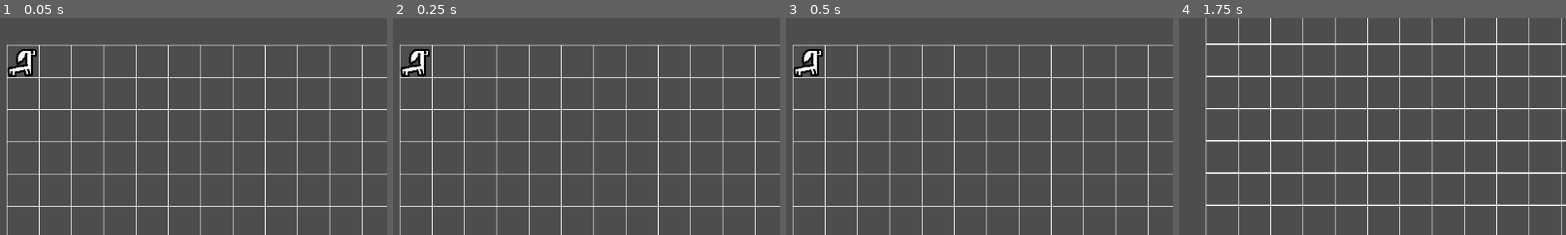
Above: before the commit, frames 1-4 (left to right).
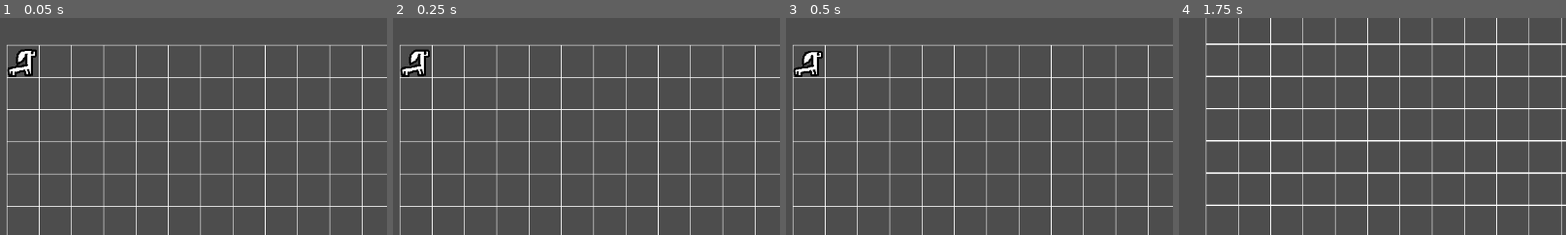
Above: after the commit, the same moments.

Repository: Blueflowerss/vpet-tempname
Game: Godot game, scene res://root.tscn
Two runs of this game, one before a commit and one after it. Both use one fixed random seed, a clock stepped at 60 frames per second and the inputs below.
Inputs (mouse positions are % of the whole screen's width and height, from its top left):
- Up to frame 1 (0.05 s): no input
- Up to frame 2 (0.25 s): no input
- Up to frame 3 (0.5 s): no input
- Up to frame 4 (1.75 s): move the mouse to (72, 45) at 0.52 s; hold S (pan_camera_down) 0.53-1.28 s; click (72, 45) at 0.67 s; move the mouse to (30, 55) at 1.27 s; tap A (pan_camera_left) at 1.35 s; click (30, 55) at 1.42 s
The pictures show only the part of the screen within x 6-56%, y 0-50%; the shares and areas given below are measured in that part.

The runs differ from the first frame. In frame 1, less than 0.1% of the frame differs, in the area x 2-10%, y 14-26%; in frame 2, 0.1%; in frame 3, 0.3%; in frame 4, nothing differs.

Commit message:
Added simple idle animation with AnimationPlayer will need future refining though

Diff:
--- a/critter.tscn
+++ b/critter.tscn
@@ -19,14 +19,60 @@
 "speed": 5.0
 }]
 
+[sub_resource type="Animation" id="Animation_c2etd"]
+resource_name = "back_idle"
+length = 2.0
+loop_mode = 1
+tracks/0/type = "value"
+tracks/0/imported = false
+tracks/0/enabled = true
+tracks/0/path = NodePath(".:scale")
+tracks/0/interp = 2
+tracks/0/loop_wrap = true
+tracks/0/keys = {
+"times": PackedFloat32Array(0, 1, 2),
+"transitions": PackedFloat32Array(1, 1, 1),
+"update": 0,
+"values": [Vector2(1, 1), Vector2(1, 0.865), Vector2(1, 1)]
+}
+
+[sub_resource type="Animation" id="Animation_xts2v"]
+length = 0.001
+tracks/0/type = "value"
+tracks/0/imported = false
+tracks/0/enabled = true
+tracks/0/path = NodePath(".:scale")
+tracks/0/interp = 1
+tracks/0/loop_wrap = true
+tracks/0/keys = {
+"times": PackedFloat32Array(0),
+"transitions": PackedFloat32Array(1),
+"update": 0,
+"values": [Vector2(1, 1)]
+}
+
+[sub_resource type="AnimationLibrary" id="AnimationLibrary_202f7"]
+_data = {
+&"RESET": SubResource("Animation_xts2v"),
+&"back_idle": SubResource("Animation_c2etd")
+}
+
 [node name="Critter" type="Node2D"]
 script = ExtResource("1_ydhak")
 
 [node name="critter_AnimatedSprite2D" type="AnimatedSprite2D" parent="."]
 texture_filter = 1
+position = Vector2(0, 32)
 sprite_frames = SubResource("SpriteFrames_ydhak")
 animation = &"front+back"
+offset = Vector2(0, -32)
 script = ExtResource("3_l11x4")
+
+[node name="AnimationPlayer" type="AnimationPlayer" parent="critter_AnimatedSprite2D"]
+libraries = {
+&"": SubResource("AnimationLibrary_202f7")
+}
+autoplay = "back_idle"
 
 [connection signal="facing_back" from="." to="critter_AnimatedSprite2D" method="_on_critter_facing_back"]
 [connection signal="facing_forward" from="." to="critter_AnimatedSprite2D" method="_on_critter_facing_forward"]
Not shown: 1 places in critter.tscn that only renumber resources
